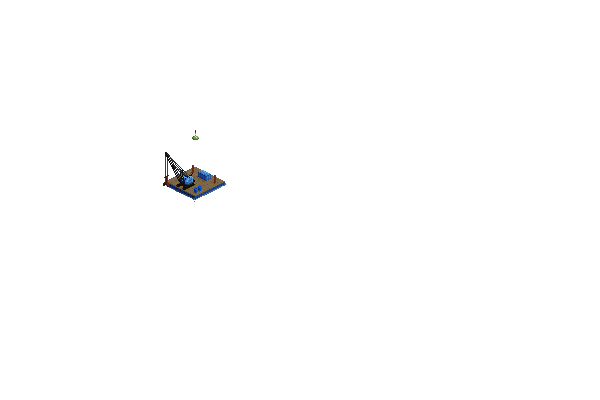
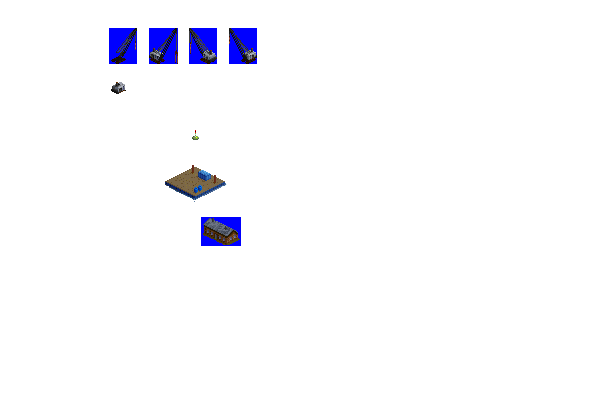
Comparing the layer stacks of the two (600, 400) images. Changes:
hid group "crane" (3rd of 3) (5 layers) over (163, 152, 195, 190)
added layer "hut" above "barge" over (201, 217, 241, 246)
showed group "Crane Steam" (23 layers) over (109, 28, 257, 246)
